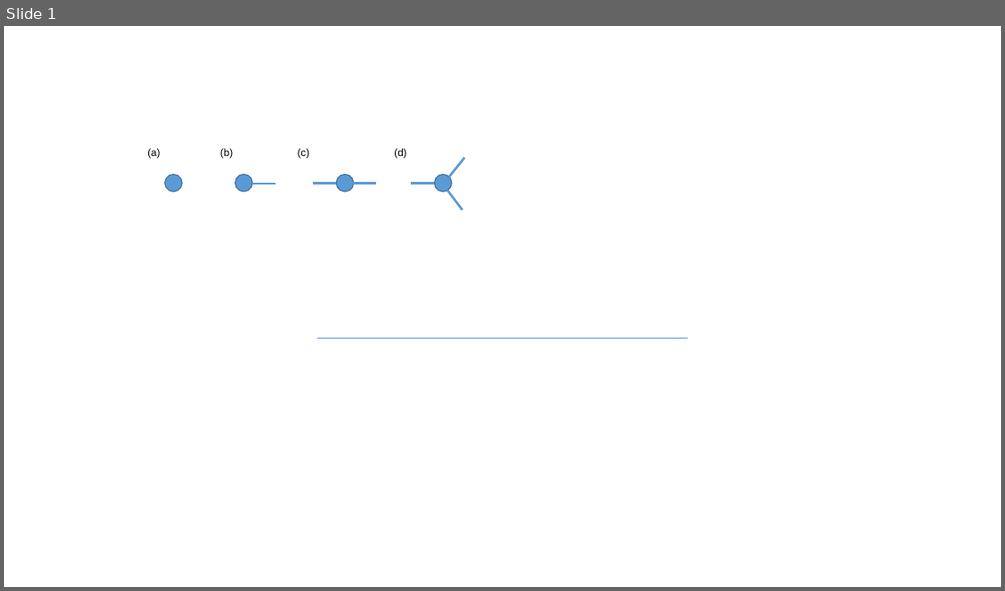
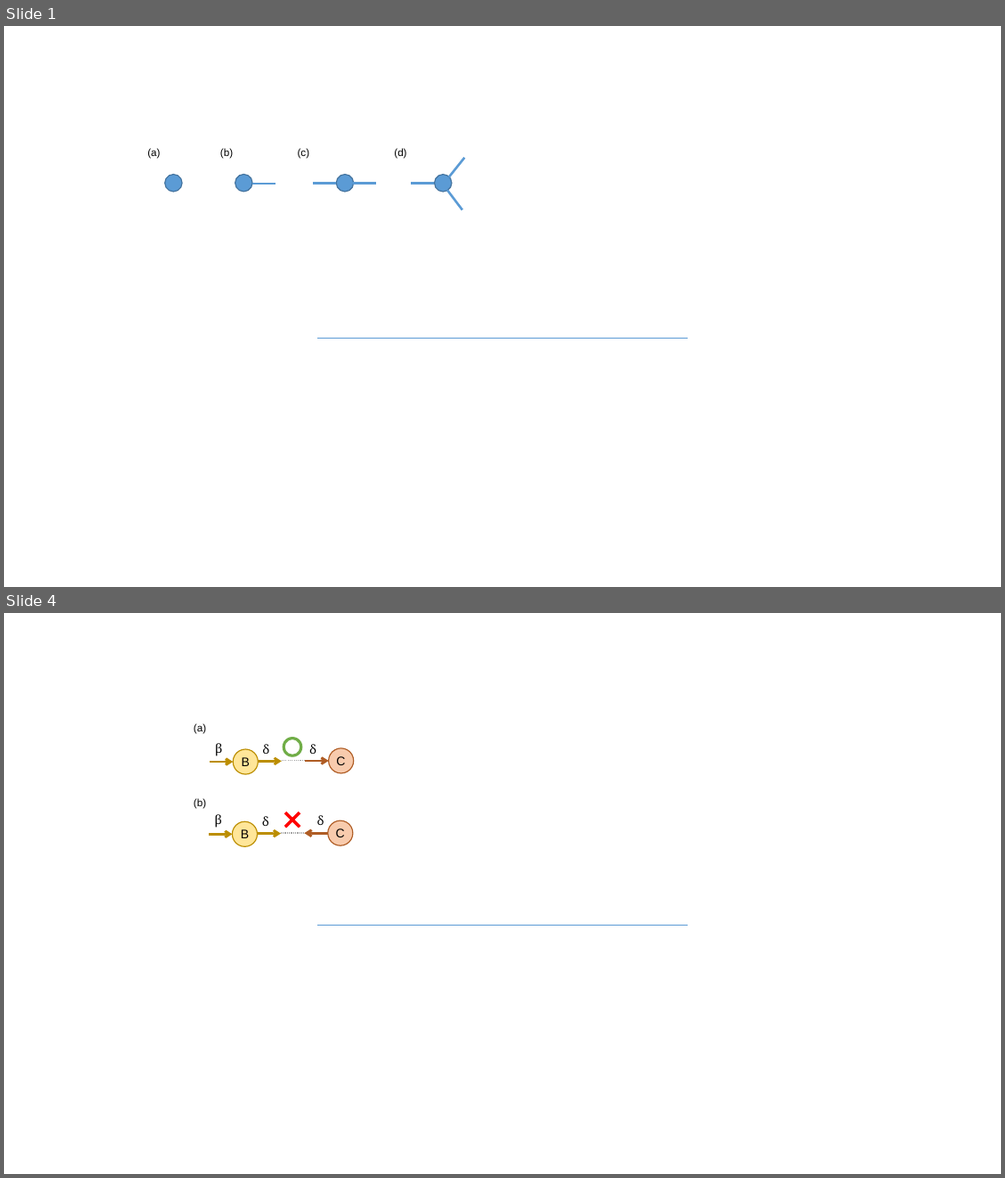
Before and after one commit to Cytnx-dev/Cytnx_doc, a slide deck: material/material.pptx. Shown one above the other, each under a label of ours: slide 1 before the commit, slides 1 and 4 after it; the slides between them are not shown. The pictures are 1005x591 and 1005x1178 pixels, drawn with LibreOffice and Linux fonts; fonts in the diff are those of the drawing. Boxes give left, top, right and bottom in pixels: in the first picture for what was removed or moved away, otherwise in the second. Text is boxed around its words. In the diff, an @@ line names an element or a change of style, - is before the commit and + after.

```diff
--- a/material/material.pptx
+++ b/material/material.pptx
@@ slide 4 added at [4,613,1001,1174], background #FFFFFF @@
@@ text added at [194,723,206,734], 10 pt, text #000000 @@
+(a)
@@ text added at [215,743,222,756], 12 pt, text #000000 @@
+β
@@ text added at [262,744,269,754], 12 pt, text #000000 @@
+δ
@@ donut added at [283,737,302,757], fill #70AD47 @@
@@ text added at [309,744,316,754], 12 pt, text #000000 @@
+δ
@@ arrow added from (210, 762) to (233, 762), #BD8E00 2.25 pt @@
@@ ellipse added at [233,749,258,774], fill #FFE699, outline #BD8E00 1 pt @@
@@ text added at [242,757,250,766], 12 pt, text #000000 @@
+B
@@ arrow added from (259, 761) to (282, 761), #BD8E00 2.25 pt @@
@@ line added from (282, 761) to (306, 761), #A6A6A6 1 pt dashed @@
@@ arrow added from (306, 761) to (329, 761), #AF5C24 2.25 pt @@
@@ ellipse added at [329,748,353,773], fill #F8CBAD, outline #AF5C24 1 pt @@
@@ text added at [336,756,345,765], 12 pt, text #000000 @@
+C
@@ text added at [194,798,206,809], 10 pt, text #000000 @@
+(b)
@@ text added at [214,814,221,827], 12 pt, text #000000 @@
+β
@@ ellipse added at [232,821,257,846], fill #FFE699, outline #BD8E00 1 pt @@
@@ text added at [262,816,269,826], 12 pt, text #000000 @@
+δ
@@ plus added at [278,805,307,834], fill #FF0000 @@
@@ text added at [317,815,324,825], 12 pt, text #000000 @@
+δ
@@ ellipse added at [328,821,353,845], fill #F8CBAD, outline #AF5C24 1 pt @@
@@ arrow added from (209, 835) to (232, 835), #BD8E00 2.25 pt @@
@@ text added at [241,829,249,838], 12 pt, text #000000 @@
+B
@@ arrow added from (258, 834) to (281, 834), #BD8E00 2.25 pt @@
@@ line added from (281, 833) to (305, 833), #A6A6A6 1 pt dashed @@
@@ arrow added from (328, 833) to (305, 833), #AF5C24 2.25 pt @@
@@ text added at [336,828,345,837], 12 pt, text #000000 @@
+C
@@ line added from (317, 925) to (688, 925), #5B9BD5 0.5 pt @@
```
Also in this commit, not shown: 1 slide changed, 1 other slide added, 35 other files.
